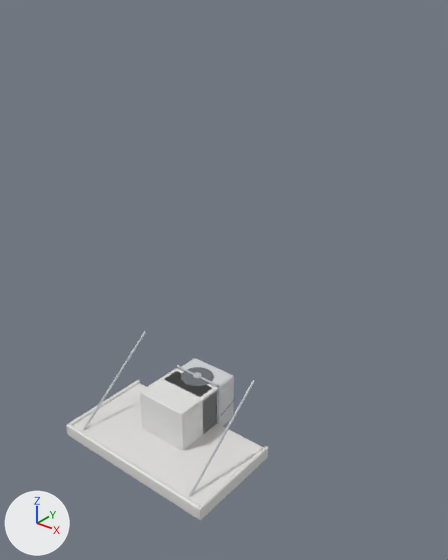
One commit to the glTF model godot/assets/building_kit/kit.glb: the scene before it, then after it.
Both versions are drawn from a 50 mm lens placed at (6.38, -7.19, 7.65), pointed at (0.75, -0.15, 3.28). Lighting does not change. The marker at lower left points along +X, +Y and +Z. The picture after the commit comes second. Mesh edges are drawn as thin lines on the coarser meshes.

Names of what the first picture shows: 'balcony', 'entrance_canopy', 'fin', 'roof_unit' and 2 more.
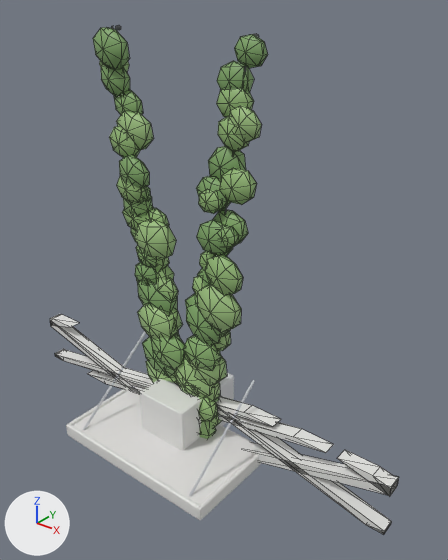
Edits to the scene script, one JSON object a line:
```json
{"op": "add", "block": "me_x_bars", "code": ["me_x_bars = bpy.data.meshes.new('x_bars')", "me_x_bars.from_pydata(...)  # 64 vertices, 104 faces; spans x -4.0..4.0, y -0.3..-0.05, z 0.0..1.0", "me_x_bars.materials.append(mat_tint)"]}
{"op": "add", "block": "me_green_wall", "code": ["me_green_wall = bpy.data.meshes.new('green_wall')", "me_green_wall.from_pydata(...)  # 1724 vertices, 3132 faces; spans x -1.62..1.57, y -0.68..-0.03, z -0.19..7.01", "me_green_wall.materials.append(mat_toy)"]}
{"op": "add", "block": "ob_x_bars", "code": ["ob_x_bars = bpy.data.objects.new('x_bars', me_x_bars)", "ob_x_bars.location = (0.0, 0.0, 0.0)"]}
{"op": "add", "block": "ob_green_wall", "code": ["ob_green_wall = bpy.data.objects.new('green_wall', me_green_wall)", "ob_green_wall.location = (0.0, 0.0, 0.0)"]}
```

Boxes (x1, y1, x2, y2) around the edits, measured in the pictures (448 x 560 px):
```json
{"object": "green_wall", "change": "added", "after": [93, 25, 268, 439], "on screen": "green"}
{"object": "x_bars", "change": "added", "after": [50, 314, 398, 534]}
{"object": "roof_unit", "change": "unchanged, covered by the edit", "before": [165, 358, 234, 434], "after": [168, 373, 234, 426]}
```
